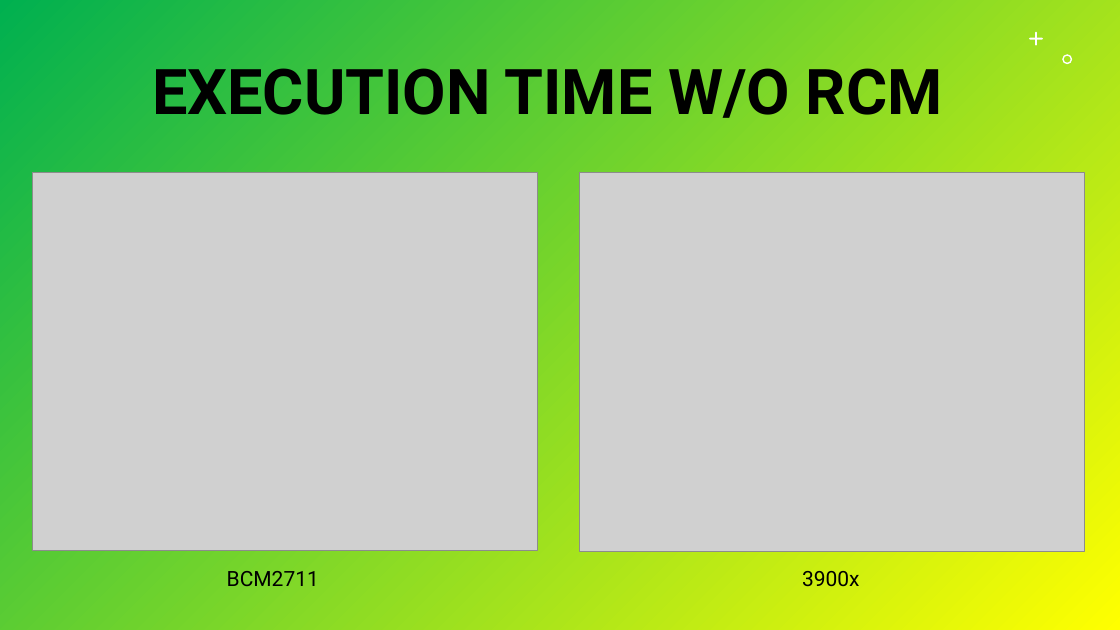
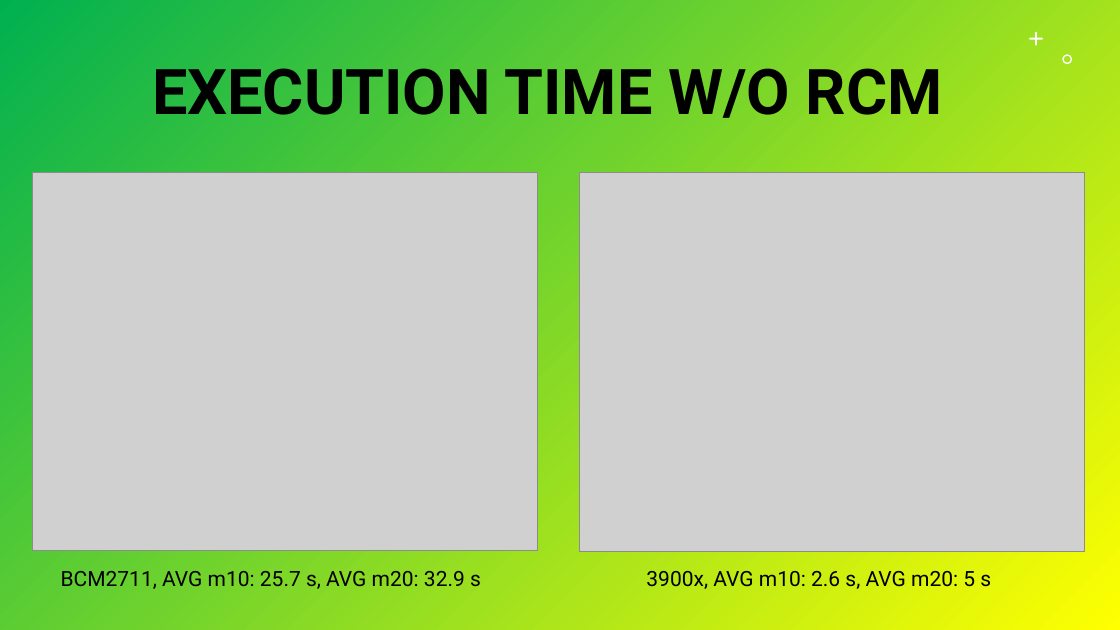
Before and after one commit to Durante94/Data-Protection-Privacy, a slide deck: slide 15 of Presentazione/presentazione.pptx. Drawn at 1120x630 pixels with LibreOffice and Linux fonts; fonts in the diff are those of the drawing; grey boxes stand for pictures. Boxes give left, top, right and bottom in pixels: in the first picture for what was removed or moved away, otherwise in the second. Text is boxed around its words. In the diff, an @@ line names an element or a change of style, - is before the commit and + after.

```diff
--- a/Presentazione/presentazione.pptx
+++ b/Presentazione/presentazione.pptx
@@ text at bbox=[61, 571, 481, 589]: text changed @@
-BCM2711
+BCM2711, AVG m10: 25.7 s, AVG m20: 32.9 s
@@ text at bbox=[646, 571, 991, 589]: text changed @@
-3900x
+3900x, AVG m10: 2.6 s, AVG m20: 5 s
```
Also in this commit, not shown: 1 other slide changed.
